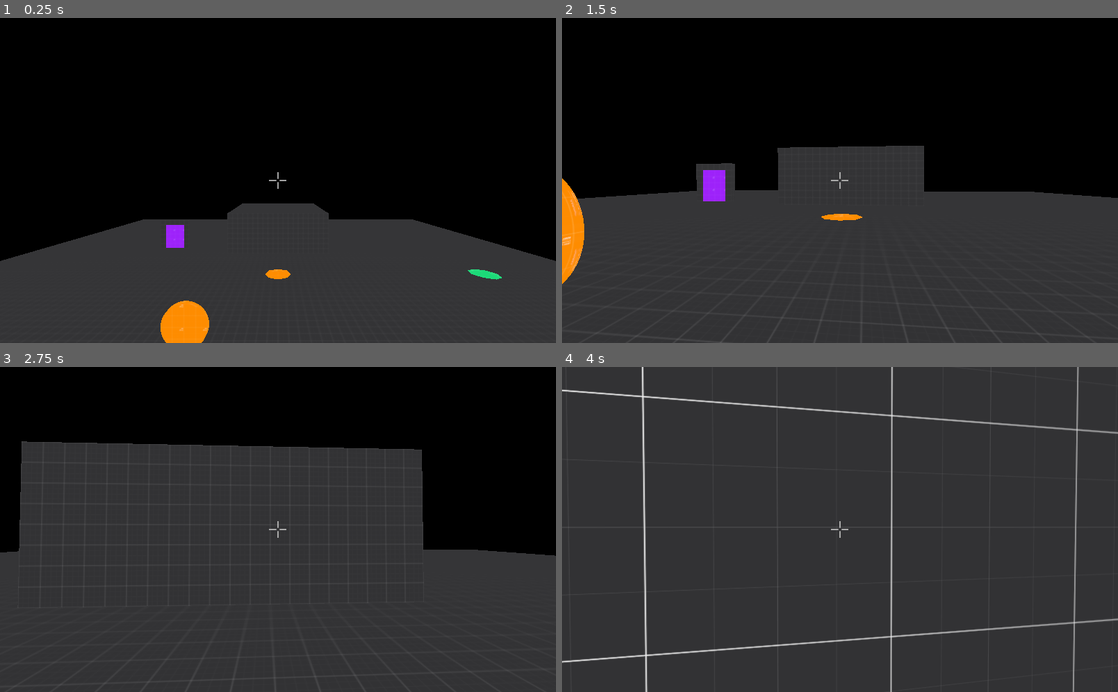
Above: before the commit, frames 1-4 (two rows, left to right).
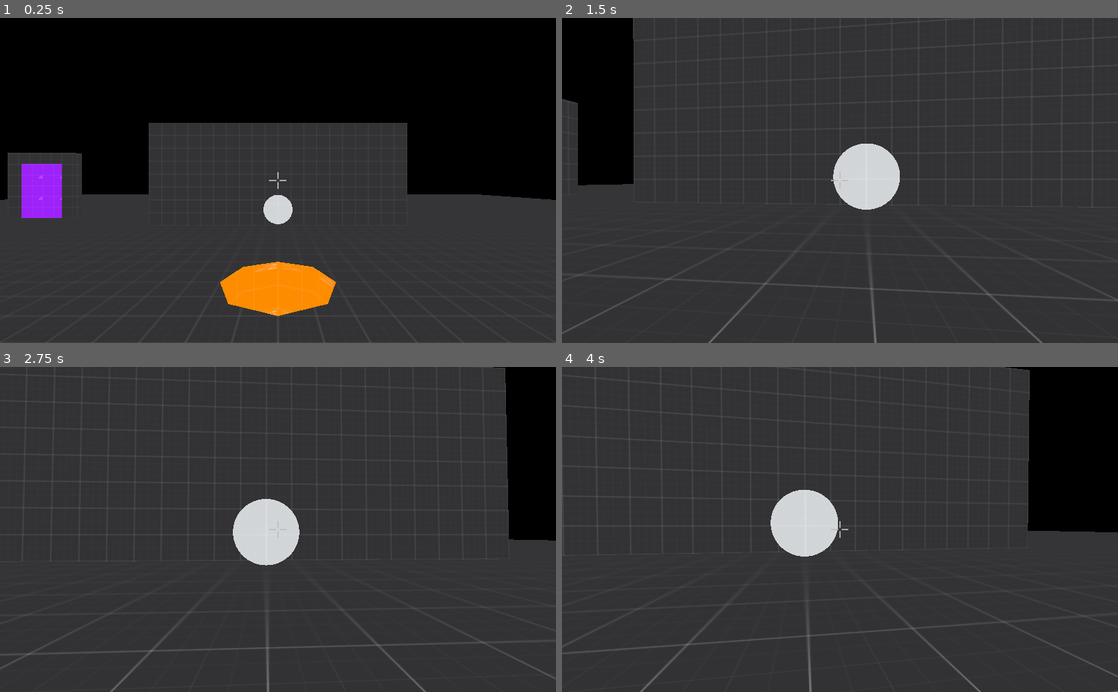
Above: after the commit, the same moments.

Repository: Datoh/RocketGolf
Game: Godot game, scene res://scenes/LevelTest.tscn
Two runs of this game, one before a commit and one after it. Both use one fixed random seed, a clock stepped at 60 frames per second and the inputs below.
Inputs (mouse positions are in pixels of both pictures, inside the frame that each line leads up to):
- Up to frame 1 (0.25 s): no input
- Up to frame 2 (1.5 s): move the mouse to (867, 180) at 0.52 s; hold Up (ui_up) from 0.53 s (still down); move the mouse to (812, 180) at 1.27 s
- Up to frame 3 (2.75 s): keep holding Up (ui_up); move the mouse to (289, 523) at 2.02 s
- Up to frame 4 (4 s): keep holding Up (ui_up); move the mouse to (834, 536) at 2.77 s; move the mouse to (878, 532) at 3.52 s

The runs differ from the first frame. In frame 1, 26% of the frame differs, in the area x 0-100%, y 32-100%; in frame 2, 47%, in the area x 0-100%, y 0-100%; in frame 3, 31%; in frame 4, 13%.

Commit message:
[Level] Fix level test

Diff:
--- a/scenes/LevelTest.tscn
+++ b/scenes/LevelTest.tscn
@@ -13,7 +13,7 @@
 
 [sub_resource type="BoxShape" id=1]
 
-[node name="LevelTest" type="Spatial"]
+[node name="Level" type="Spatial"]
 script = ExtResource( 1 )
 
 [node name="Content" type="Spatial" parent="."]
@@ -43,10 +43,10 @@
 material = ExtResource( 5 )
 
 [node name="Player" parent="." instance=ExtResource( 3 )]
-transform = Transform( -1, 0, -3.25841e-07, 0, 1, 0, 3.25841e-07, 0, -1, 0, 7.5, -18 )
+transform = Transform( -1, 0, -3.25841e-07, 0, 1, 0, 3.25841e-07, 0, -1, 0, 1.5, -4 )
 
 [node name="Ball" parent="." instance=ExtResource( 4 )]
-transform = Transform( -4.37114e-08, 0, -1, 0, 1, 0, 1, 0, -4.37114e-08, 0, 2, -11 )
+transform = Transform( -4.37114e-08, 0, -1, 0, 1, 0, 1, 0, -4.37114e-08, 0, 2, 4 )
 
 [node name="WallsPlayer" type="StaticBody" parent="."]
 visible = false
